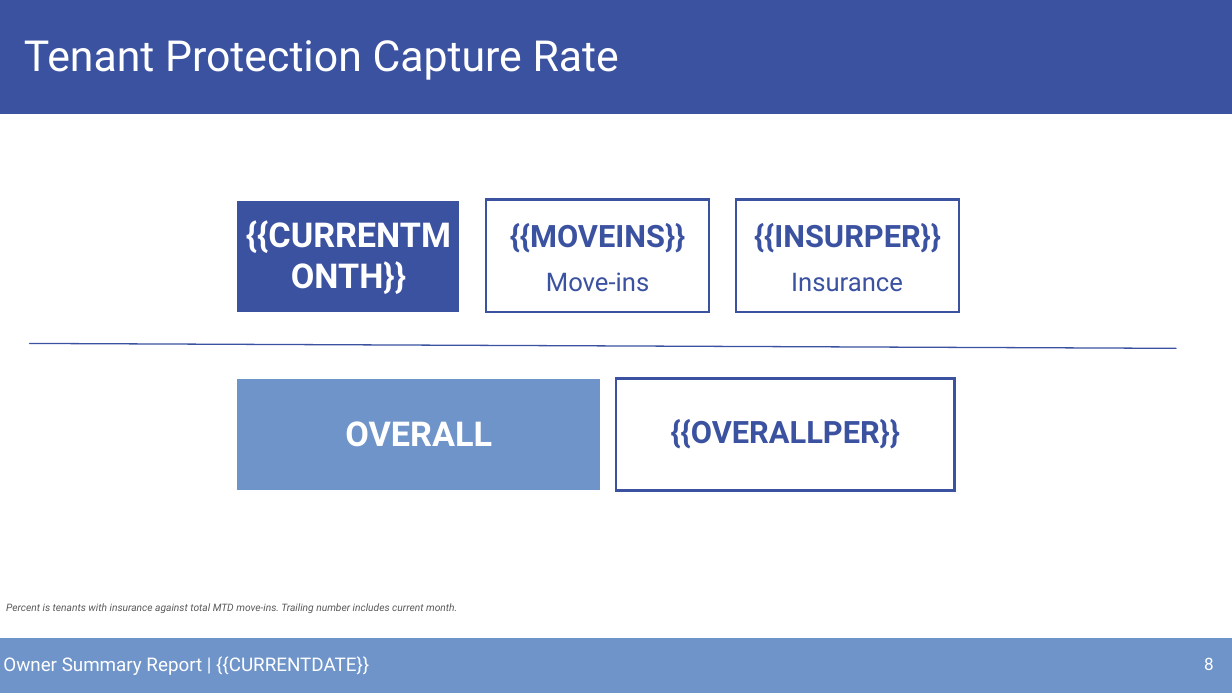
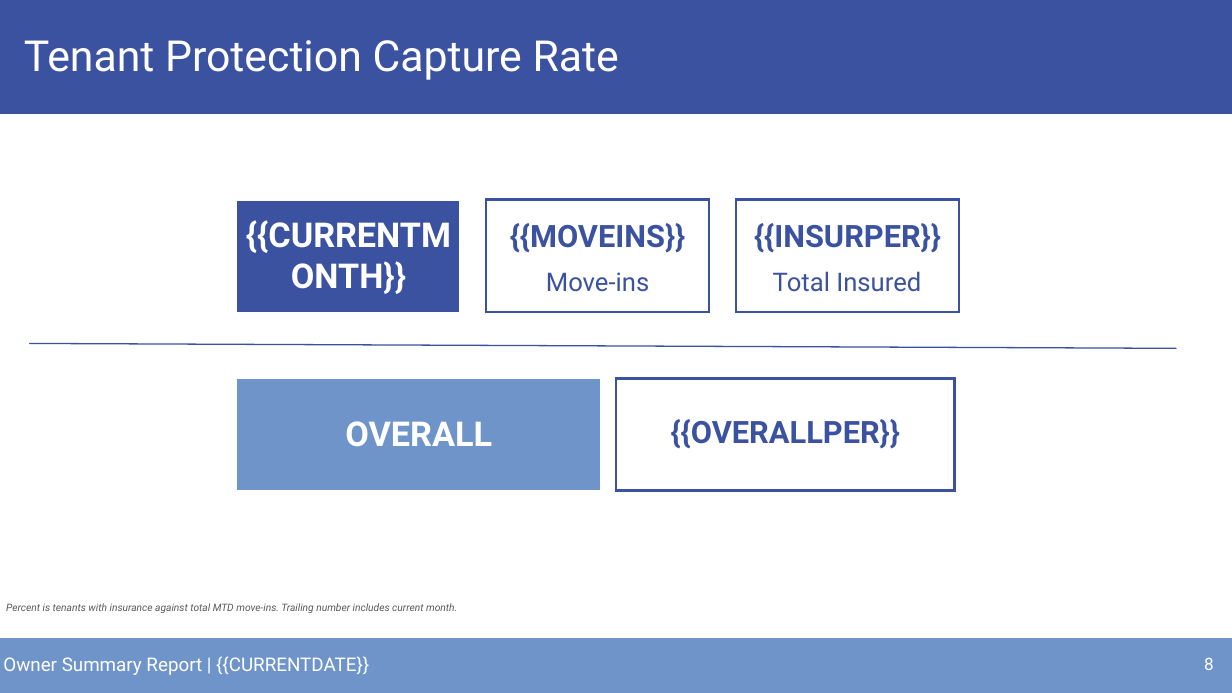
Before and after one commit to alexandermburke/ProformaBuilder, a slide deck: slide 8 of storeinsight/public/OWNERTEMPLATE.pptx. Drawn at 1232x693 pixels with LibreOffice and Linux fonts; fonts in the diff are those of the drawing; background and template pictures are left out. Boxes give left, top, right and bottom in pixels: in the first picture for what was removed or moved away, otherwise in the second. Text is boxed around its words. In the diff, an @@ line names an element or a change of style, - is before the commit and + after.

```diff
--- a/storeinsight/public/OWNERTEMPLATE.pptx
+++ b/storeinsight/public/OWNERTEMPLATE.pptx
@@ text at box(773, 271, 921, 292): text changed @@
-Insurance
+Total Insured
```
Also in this commit, not shown: 5 other files.
